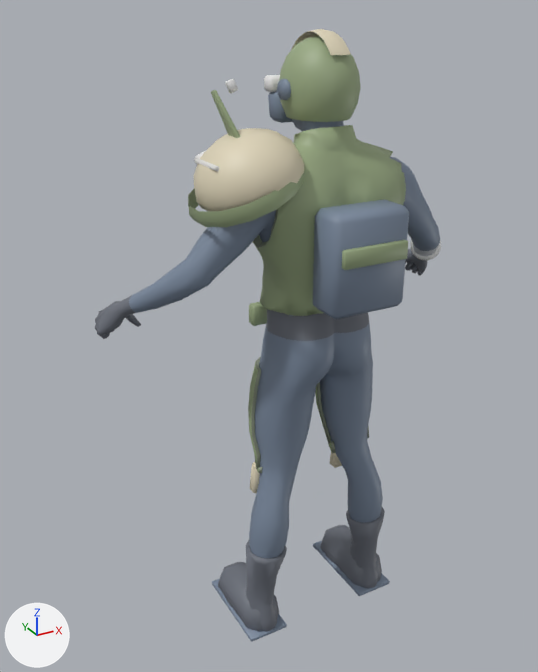
Before and after pictures for a commit that changed the glTF model assets/models/heroes/ryker/ryker.glb.
One viewpoint serves both versions: a 50 mm camera at (-1.132, -1.725, 1.928) aimed at (-0.014, 0.308, 0.911). Arrows for +X, +Y and +Z are at lower left; the lights stay in place. The first picture is the older version. Vertices at exactly the same position are counted once.

In view in the first picture: 'ryker'.
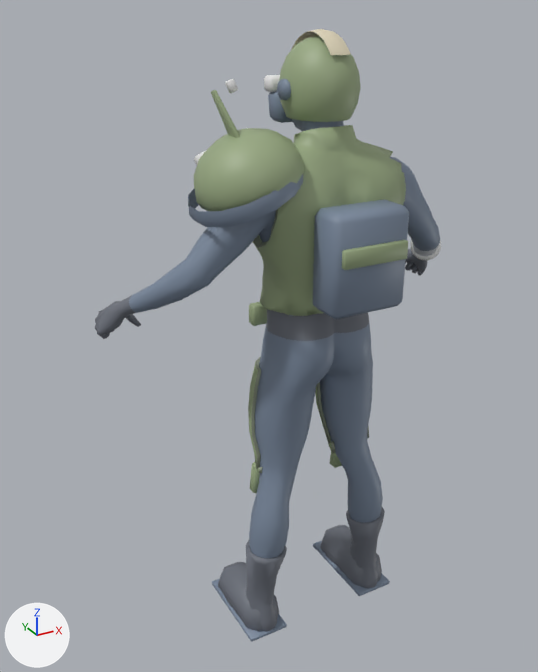
Boxes [x1, y1, x2, y2] around the edits, measured in the pictures (538 x 672 px):
part 1 of me_ryker, deleted
    before: [195, 158, 219, 172]
part 2 of me_ryker, recoloured (darker)
    both: [188, 128, 342, 493]

What the commit changed:
me_ryker is used by ob_ryker; location (0.0, 0.0, 0.0).
me_ryker had 6219 vertices, 11794 faces and spanned x -0.61..0.61, y -0.25..0.87, z -0.01..1.88.
me_ryker now has 6195 vertices, 11750 faces and spans x -0.61..0.61, y -0.25..0.87, z -0.01..1.88.
me_ryker part 1: the loose piece of 24 vertices spanning x -0.36..-0.33, y -0.05..0.07, z 1.55..1.58 is deleted.
me_ryker part 2: 270 kept faces spanning x -0.4..0.2, y -0.15..0.18, z 0.47..1.65 get new vertex colours; the middle colour goes from beige #f6ebcd to greyish green #aabc91.
